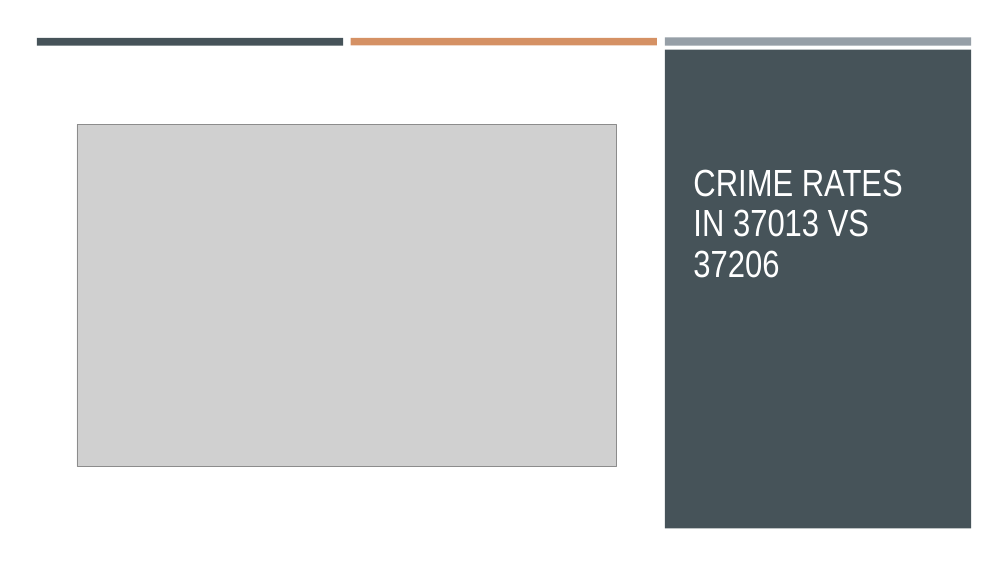
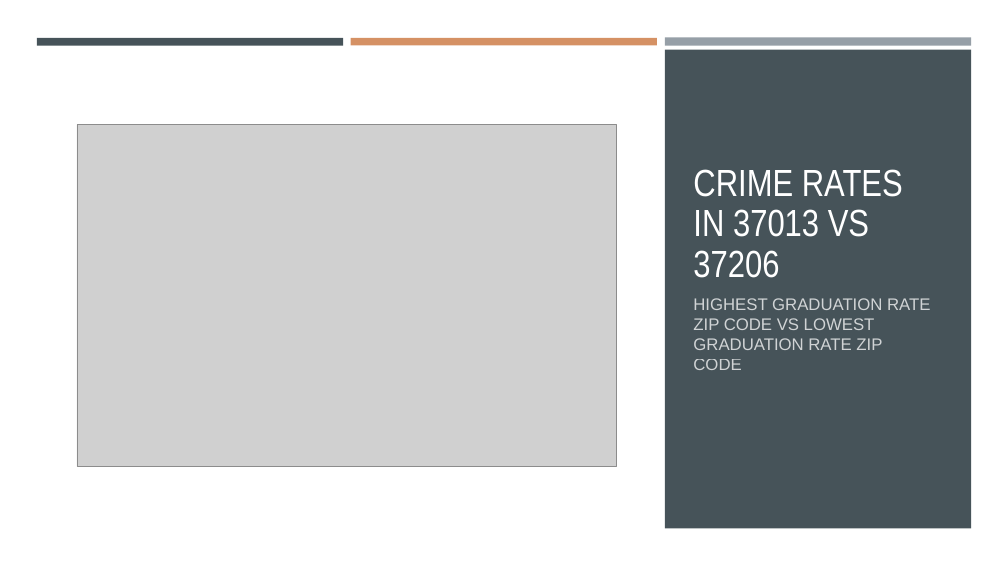
Before and after one commit to ericahen/capstone-da12, a slide deck: slide 10 of presentation/presentation_new.pptx. Drawn at 1008x567 pixels with LibreOffice and Linux fonts; fonts in the diff are those of the drawing; grey boxes stand for pictures. Boxes give left, top, right and bottom in pixels: in the first picture for what was removed or moved away, otherwise in the second. Text is boxed around its words. In the diff, an @@ line names an element or a change of style, - is before the commit and + after.

```diff
--- a/presentation/presentation_new.pptx
+++ b/presentation/presentation_new.pptx
@@ text added at [693,298,930,370], 16 pt, text #FFFFFF at 75% opacity @@
+HIGHEST GRADUATION RATE ZIP CODE VS LOWEST GRADUATION RATE ZIP CODE
```
Also in this commit, not shown: 4 other slides changed, 1 slide added.
